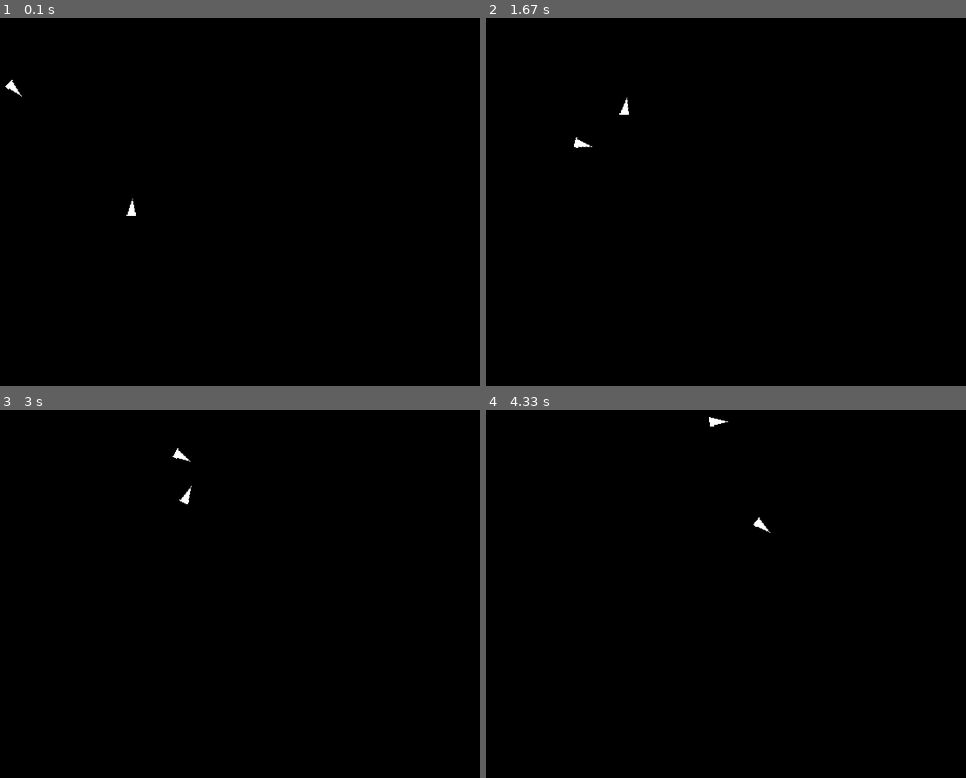
Above: before the commit, frames 1-4 (two rows, left to right).
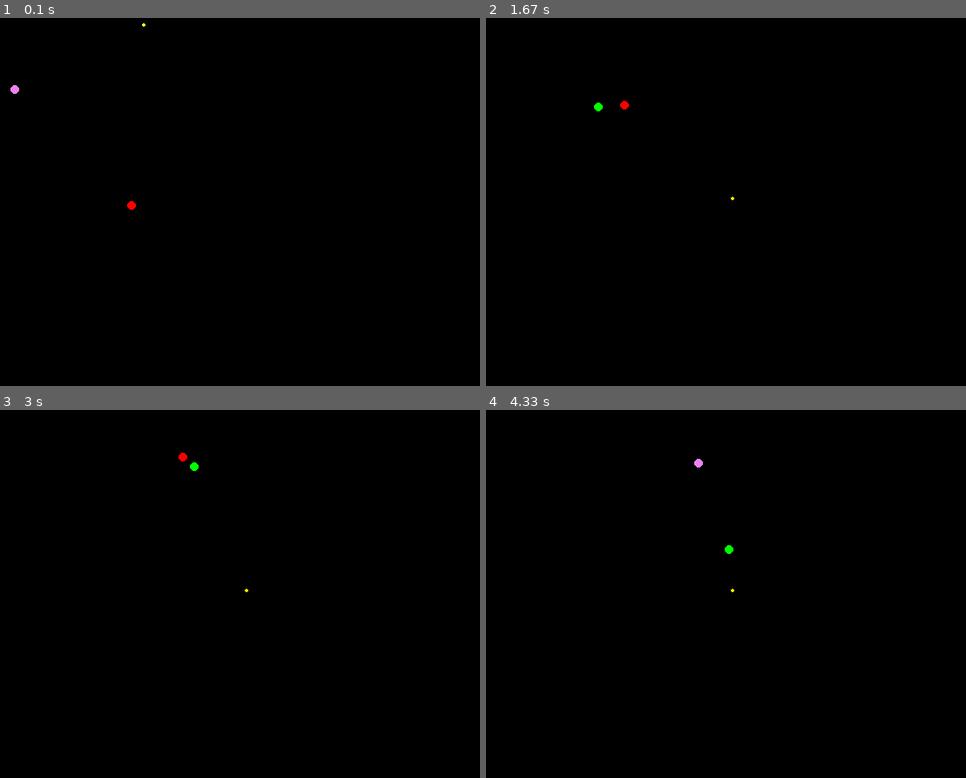
Above: after the commit, the same moments.

Repository: Smeltier/arcade-ai
Game: pygame game, started from movimento_autonomo/foge_pega_mouse.py
Two runs of this game, one before a commit and one after it. Both use one fixed random seed, a clock stepped at 60 frames per second and the inputs below.
Inputs:
- Up to frame 1 (0.1 s): no input
- Up to frame 2 (1.67 s): no input
- Up to frame 3 (3 s): no input
- Up to frame 4 (4.33 s): no input

The runs differ from the first frame. In frame 1, 0.1% of the frame differs, in the area x 1-31%, y 1-54%; in frame 2, 0.2%; in frame 3, 0.2%; in frame 4, 0.2%, in the area x 43-60%, y 1-50%.

Commit message:
add: adiciona novos comportamentos para a MovingEntity

Diff:
--- a/movimento_autonomo/foge_pega_mouse.py
+++ b/movimento_autonomo/foge_pega_mouse.py
@@ -2,7 +2,7 @@
 import random
 import time
 
-from movingentity import MovingEntity, SEEK, FLEE
+from movingentity import MovingEntity, SEEK, FLEE, ARRIVE, PURSUIT
 
 def generate_random_position(WIDTH, HEIGHT):
     x = random.randrange(1, WIDTH - 1)
@@ -16,13 +16,8 @@
     SCREEN = pygame.display.set_mode((WIDTH, HEIGHT))
     CLOCK = pygame.time.Clock()
 
-
     entity_one = MovingEntity(WIDTH // 2, HEIGHT // 2, 1, 150, 100, SEEK)
-    entity_one.color = "blue"
-
-    entity_two = MovingEntity(WIDTH // 3, HEIGHT // 3, 1, 150, 100, SEEK)
-    entity_one.color = "red"
-
+    entity_two = MovingEntity(WIDTH // 3, HEIGHT // 3, 1, 150, 100, PURSUIT, entity_one)
     entities = [entity_one, entity_two]
 
     random_position = generate_random_position(WIDTH, HEIGHT)
@@ -40,15 +35,20 @@
 
         if(time.time() >= change_time):
             random_position = generate_random_position(WIDTH, HEIGHT)
-            change_time = time.time() + 1.5
+            change_time = time.time() + 3.5
 
         entity_one.change_target(random_position)
         entity_two.change_target(entity_one.position)
+
+        entity_two.change_target_speed(entity_one.velocity)
 
         for entity in entities:
             entity.update(delta_time)
             entity.draw(SCREEN)
             entity.limit_the_entity(WIDTH, HEIGHT)
+
+        # Desenha a posição que a entidade um segue.
+        pygame.draw.circle(SCREEN, "yellow", random_position, 2)
 
         pygame.display.flip()
 
--- a/movimento_autonomo/movingentity.py
+++ b/movimento_autonomo/movingentity.py
@@ -14,12 +14,15 @@
     def update(self): pass
 
 class MovingEntity (BaseGameEntity):
-    def __init__(self, x, y, mass, max_speed, max_force, start_state) -> None:
+    def __init__(self, x, y, mass = 0, max_speed = 0, max_force = 0, start_state = None, target = None):
+        super().__init__()
 
         # Relativo aos estados da Entidade.
         self.state_machine = StateMachine(self, start_state)
-        self.pursue        = True
+        self.fleeing       = False
         self.seeking       = False
+        self.arriving      = False
+        self.pursuing      = False
 
         # Relativo a movimentação da Entidade.
         self.position     = pygame.math.Vector2(x, y)
@@ -31,12 +34,14 @@
         self.mass         = mass
 
         # Relativo ao alvo da Entidade.
-        self.target_position = None
+        self.target_entity: MovingEntity  = target
+        self.target_position              = self.position.copy()
+        self.target_speed                 = 0
+        self.to_target                    = self.target_position - self.position
+        self.distance                     = self.to_target.length()
 
         # Relativo a representação da entidade.
-        self.image = pygame.Surface((20, 10), pygame.SRCALPHA)
-        self.color = "white"
-        pygame.draw.polygon(self.image, self.color, [(20, 5), (0, 0), (0, 10)])
+        self.color = pygame.Color("white")
 
     # Segunda Lei de Newton := F = m x a
     def apply_force(self, force) -> None:
@@ -56,14 +61,21 @@
         if self.velocity.length_squared() > 0:
             self.heading = self.velocity.normalize()
 
+        self.to_target = self.target_position - self.position
+        self.distance  = self.to_target.length()
+
+
     def change_color(self, new_color: str):
         if new_color is not None:
-            self.color = new_color
+            self.color = pygame.Color(new_color)
             self.image = pygame.Surface((20, 10), pygame.SRCALPHA)
             pygame.draw.polygon(self.image, self.color, [(20, 5), (0, 0), (0, 10)])
 
     def change_target(self, target: pygame.math.Vector2):
         self.target_position = target
+
+    def change_target_speed(self, target: pygame.math.Vector2):
+        self.target_speed = target.length()
 
     def limit_the_entity(self, WIDTH, HEIGHT):
         if self.position.x < 0:
@@ -76,10 +88,7 @@
             self.position.y = 0
 
     def draw(self, screen) -> None:
-        angle = self.heading.angle_to(pygame.math.Vector2(1, 0))
-        rotated_img = pygame.transform.rotozoom(self.image, angle, 1)
-        rect = rotated_img.get_rect(center = self.position)
-        screen.blit(rotated_img, rect)
+        pygame.draw.circle(screen, self.color, self.position, 5)
 
     def update(self, delta_time = 0) -> None:
         self.state_machine.update()
@@ -122,43 +131,124 @@
 
         entity.apply_force(steering_force)
 
-        if entity.position == entity.target_position:
-            entity.state_machine.change_state(SEEK)
-
-    def enter(self, entity: MovingEntity):
-        if not entity.pursue:
+    def enter(self, entity: MovingEntity):
+        if not entity.fleeing:
             print(f"[DEBUG] {entity.ID}: ENTRANDO NO MODO DE FUGA.")
-            entity.pursue = True
-            entity.change_color("green")
+            entity.fleeing = True
+            entity.change_color("blue")
 
     def exit(self, entity: MovingEntity):
         print(f"[DEBUG] {entity.ID}: SAINDO DO MODO DE FUGA.")
-        entity.pursue = False
+        entity.fleeing = False
 
 class Seek (State):
     def execute(self, entity: MovingEntity):
+        if entity.distance <= 50:
+            entity.state_machine.change_state(ARRIVE)
+        elif entity.target_entity is not None and entity.distance <= 200:
+            entity.state_machine.change_state(PURSUIT)
+
         desired_velocity = (entity.target_position - entity.position).normalize() * entity.max_speed
-
-        steering_force = desired_velocity - entity.velocity
-
-        if steering_force.length() > entity.max_force:
-            steering_force.normalize_ip()
-            steering_force *= entity.max_force
-
-        entity.apply_force(steering_force)
-
-        if entity.position == entity.target_position:
-            entity.state_machine.change_state(FLEE)
+        steering_force = desired_velocity - entity.velocity
+
+        if steering_force.length() > entity.max_force:
+            steering_force.normalize_ip()
+            steering_force *= entity.max_force
+
+        entity.apply_force(steering_force)
 
     def enter(self, entity: MovingEntity):
         if not entity.seeking:
-            print(f"[DEBUG] {entity.ID}: ENTRANDO NO MODO DE FUGA.")
+            print(f"[DEBUG] {entity.ID}: ENTRANDO NO MODO DE BUSCA.")
             entity.seeking = True
             entity.change_color("red")
 
     def exit(self, entity: MovingEntity):
-        print(f"[DEBUG] {entity.ID}: SAINDO DO MODO DE FUGA.")
+        print(f"[DEBUG] {entity.ID}: SAINDO DO MODO DE BUSCA.")
         entity.seeking = False
 
-FLEE = Flee()
-SEEK = Seek()
+class Arrive (State):
+    def __init__(self, deceleration = 2):
+        self.deceleration = deceleration # 3 - slow | 2 - normal | 1 - fast
+        self.deceleration_tweaker = 0.3
+
+    def execute(self, entity: MovingEntity):
+
+        if not 0 < entity.distance <= 50:
+            entity.state_machine.change_state(SEEK)
+
+        speed = entity.distance / (self.deceleration * self.deceleration_tweaker)
+        speed = min(speed, entity.max_speed)
+
+        desired_velocity = entity.to_target * speed / max(1, entity.distance)
+        steering_force = desired_velocity - entity.velocity
+
+        if steering_force.length() > entity.max_force:
+            steering_force.normalize_ip()
+            steering_force *= entity.max_force
+
+        entity.apply_force(steering_force)
+
+        if entity.distance < 5:
+            entity.velocity *= 0
+            entity.state_machine.change_state(SEEK)
+
+    def enter(self, entity: MovingEntity):
+        if not entity.arriving:
+            print(f"[DEBUG] {entity.ID}: ENTRANDO NO MODO DE CHEGADA.")
+            entity.arriving = True
+            entity.change_color("green")
+
+    def exit(self, entity: MovingEntity):
+        print(f"[DEBUG] {entity.ID}: SAINDO DO MODO DE CHEGADA.")
+        entity.arriving = False
+
+class Pursuit (State):
+    def execute(self, entity: MovingEntity):
+        if not entity.target_entity: return
+
+        if entity.distance < 50:
+            entity.state_machine.change_state(ARRIVE)
+            return
+        elif entity.distance > 200:
+            entity.state_machine.change_state(SEEK)
+            return
+
+        evader = entity.target_entity
+        to_evader = evader.position - entity.position
+        relative_heading = entity.heading.dot(evader.heading)
+
+        if to_evader.dot(entity.heading) > 0 and relative_heading < -0.95:
+            entity.state_machine.change_state(SEEK)
+            return
+
+        relative_speed = entity.velocity.length() + evader.velocity.length()
+        if relative_speed < 0.01: look_ahead_time = 0
+        else: look_ahead_time = to_evader.length() / relative_speed
+
+        predicted_pos = evader.position + evader.velocity * look_ahead_time
+        entity.change_target(predicted_pos)
+
+        desired_velocity = (entity.target_position - entity.position).normalize() * entity.max_speed
+
+        steering_force = desired_velocity - entity.velocity
+        if steering_force.length() > entity.max_force:
+            steering_force.normalize_ip()
+            steering_force *= entity.max_force
+
+        entity.apply_force(steering_force)
+
+    def enter(self, entity: MovingEntity):
+        if not entity.pursuing:
+            print(f"[DEBUG] {entity.ID}: ENTRANDO NO MODO DE PERSEGUIÇÃO.")
+            entity.pursuing = True
+            entity.change_color("violet")
+
+    def exit(self, entity: MovingEntity):
+        print(f"[DEBUG] {entity.ID}: SAINDO DO MODO DE PERSEGUIÇÃO.")
+        entity.pursuing = False
+
+PURSUIT = Pursuit()
+ARRIVE = Arrive(deceleration=1)
+FLEE   = Flee()
+SEEK   = Seek()
